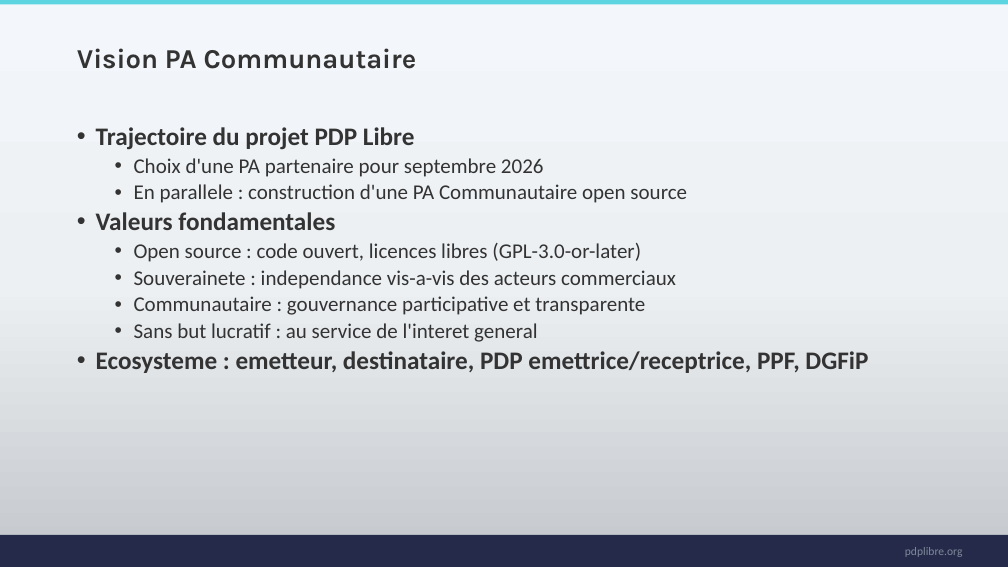
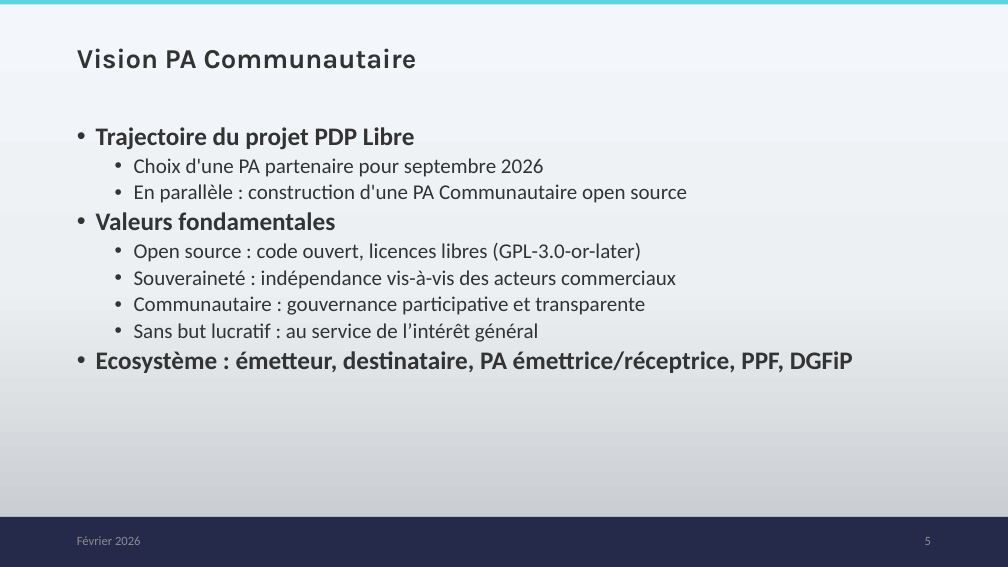
Before and after one commit to PDP-Libre/PA_Communautaire, a slide deck: slide 5 of docs/00_onboarding/onboarding.pptx. Drawn at 1008x567 pixels with LibreOffice and Linux fonts; fonts in the diff are those of the drawing; background and template pictures are left out. Boxes give left, top, right and bottom in pixels: in the first picture for what was removed or moved away, otherwise in the second. Text is boxed around its words. In the diff, an @@ line names an element or a change of style, - is before the commit and + after.

```diff
--- a/docs/00_onboarding/onboarding.pptx
+++ b/docs/00_onboarding/onboarding.pptx
@@ text at [134,184,687,203]: text changed @@
-  • En parallele : construction d'une PA Communautaire open source
+  • En parallèle : construction d'une PA Communautaire open source
@@ text at [134,270,676,289]: text changed @@
-  • Souverainete : independance vis-a-vis des acteurs commerciaux
+  • Souveraineté : indépendance vis-à-vis des acteurs commerciaux
@@ text at [96,323,853,373]: text changed @@
-  • Sans but lucratif : au service de l'interet general
-• Ecosysteme : emetteur, destinataire, PDP emettrice/receptrice, PPF, DGFiP
+  • Sans but lucratif : au service de l’intérêt général
+• Ecosystème : émetteur, destinataire, PA émettrice/réceptrice, PPF, DGFiP
@@ rectangle: place and size @@
-rectangle at [0,535,1008,567]
+rectangle at [0,517,1008,567]
@@ text added at [77,536,141,545], 12 pt, text #8D8D92 @@
+Février 2026
@@ page number added at [925,537,931,545], 12 pt, text #8D8D92 @@
+5
@@ text removed at [905,547,963,557] @@
-pdplibre.org
```
Also in this commit, not shown: 40 other slides changed, 1 slide added.
